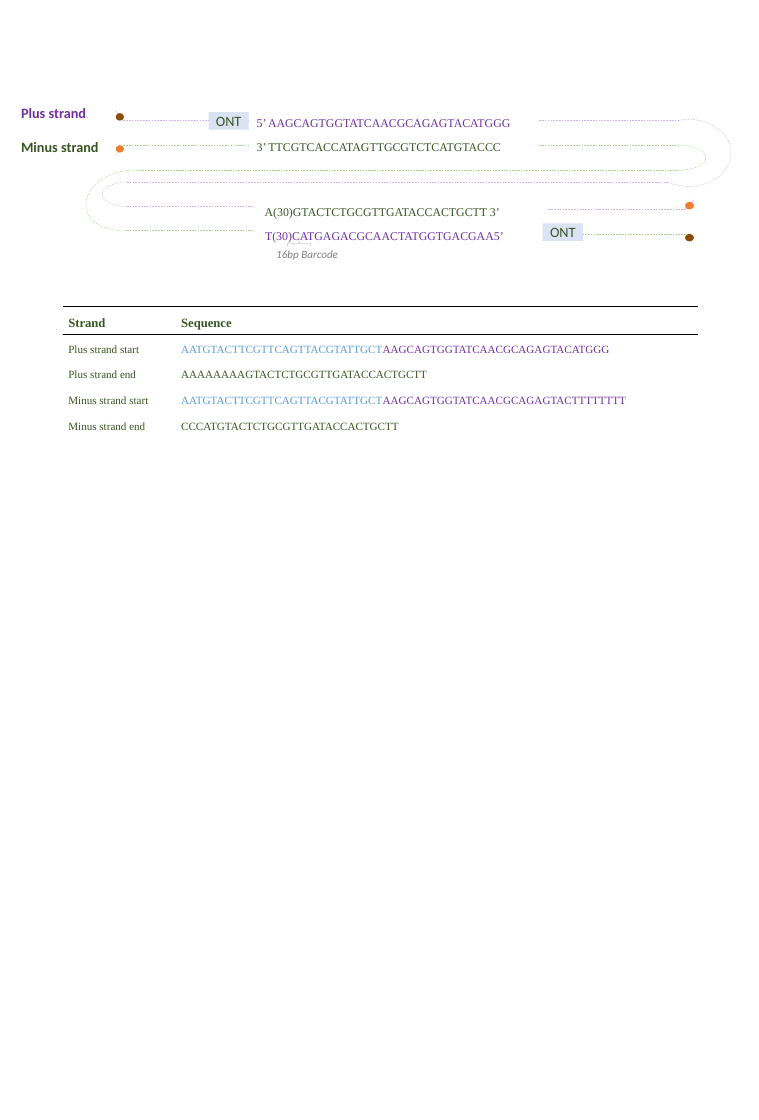
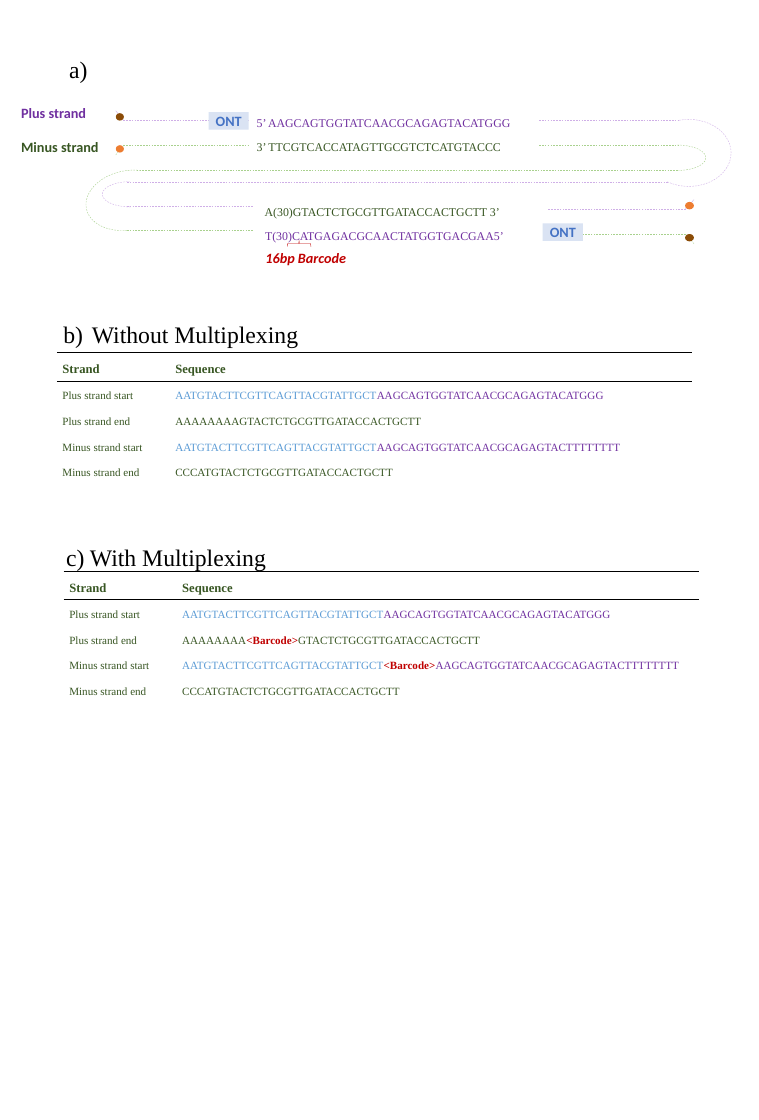
Before and after one commit to SziKayLeung/Thesis, a slide deck: slide 7 of Project_Development/Pictures/Pipeline.pptx. Drawn at 759x1120 pixels with LibreOffice and Linux fonts; fonts in the diff are those of the drawing. Boxes give left, top, right and bottom in pixels: in the first picture for what was removed or moved away, otherwise in the second. Text is boxed around its words. In the diff, an @@ line names an element or a change of style, - is before the commit and + after.

```diff
--- a/Project_Development/Pictures/Pipeline.pptx
+++ b/Project_Development/Pictures/Pipeline.pptx
@@ text added at bbox=[69, 61, 87, 83], 30 pt, text #000000 @@
+a)
@@ rectangle "ONT" at bbox=[208, 112, 249, 130]: text colour #385723 to #4472C4, bold on @@
@@ rectangle "ONT" at bbox=[543, 224, 583, 241]: text colour #385723 to #4472C4, bold on @@
@@ text "16bp Barcode": place and size @@
-text "16bp Barcode" at bbox=[276, 250, 338, 260]
+text "16bp Barcode" at bbox=[265, 253, 346, 266]
@@ text "16bp Barcode" at bbox=[265, 253, 346, 266]: size 14 to 18 pt, text colour #808080 to #C00000, bold on @@
@@ right brace at bbox=[288, 240, 311, 247]: outline #AFABAB 0.5 pt to #C00000 0.5 pt @@
@@ text added at bbox=[63, 326, 298, 348], 30 pt, text #000000 @@
+b) Without Multiplexing
@@ table: place and size @@
-table at bbox=[63, 306, 698, 437]
+table at bbox=[57, 353, 692, 673]
@@ text added at bbox=[66, 549, 266, 571], 30 pt, text #000000 @@
+c) With Multiplexing
@@ table added at bbox=[64, 572, 699, 723], 5 rows, 2 columns @@
+Strand | Sequence
+Plus strand start | AATGTACTTCGTTCAGTTACGTATTGCTAAGCAGTGGTATCAACGCAGAGTACATGGG
+Plus strand end | AAAAAAAA<Barcode>GTACTCTGCGTTGATACCACTGCTT
+Minus strand start | AATGTACTTCGTTCAGTTACGTATTGCT<Barcode>AAGCAGTGGTATCAACGCAGAGTACTTTTTTTT
+Minus strand end | CCCATGTACTCTGCGTTGATACCACTGCTT
```
Also in this commit, not shown: 1 slide added, 40 other files.
